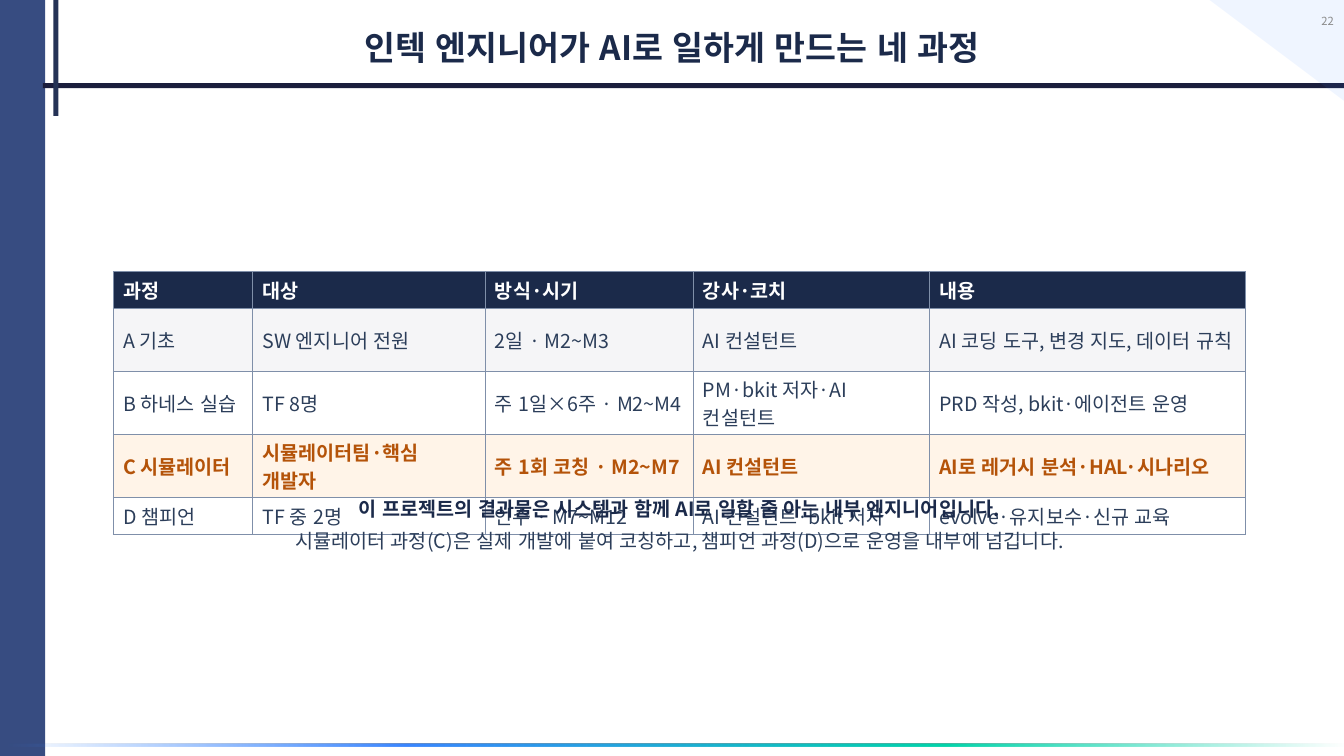
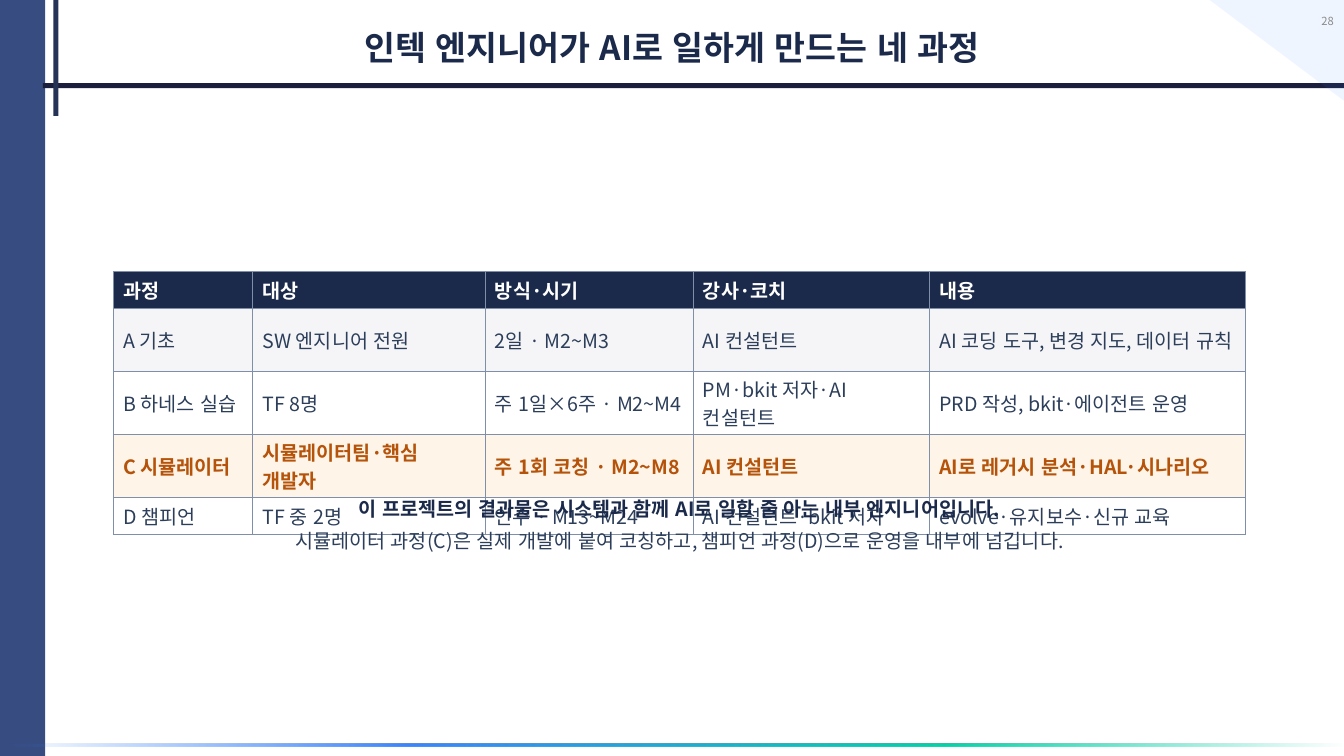
Before and after one commit to donchang07/tmb-2027, a slide deck: slide 28 of deliverables/Intekplus_AI_Upgrade_Proposal.pptx (slide 22 before the commit). Drawn at 1344x756 pixels with LibreOffice and Linux fonts; fonts in the diff are those of the drawing. Boxes give left, top, right and bottom in pixels: in the first picture for what was removed or moved away, otherwise in the second. Text is boxed around its words. In the diff, an @@ line names an element or a change of style, - is before the commit and + after.

```diff
--- a/deliverables/Intekplus_AI_Upgrade_Proposal.pptx
+++ b/deliverables/Intekplus_AI_Upgrade_Proposal.pptx
@@ page number at (1321,17,1333,25): text changed @@
-22
+28
@@ table at (113,271,1245,530) @@
-row 4, column 3: 주 1회 코칭 · M2~M7
+row 4, column 3: 주 1회 코칭 · M2~M8
-row 5, column 3: 인수 · M7~M12
+row 5, column 3: 인수 · M13~M24
```
Also in this commit, not shown: 11 other slides changed, 8 slides added, 2 slides removed, 2 other files.
